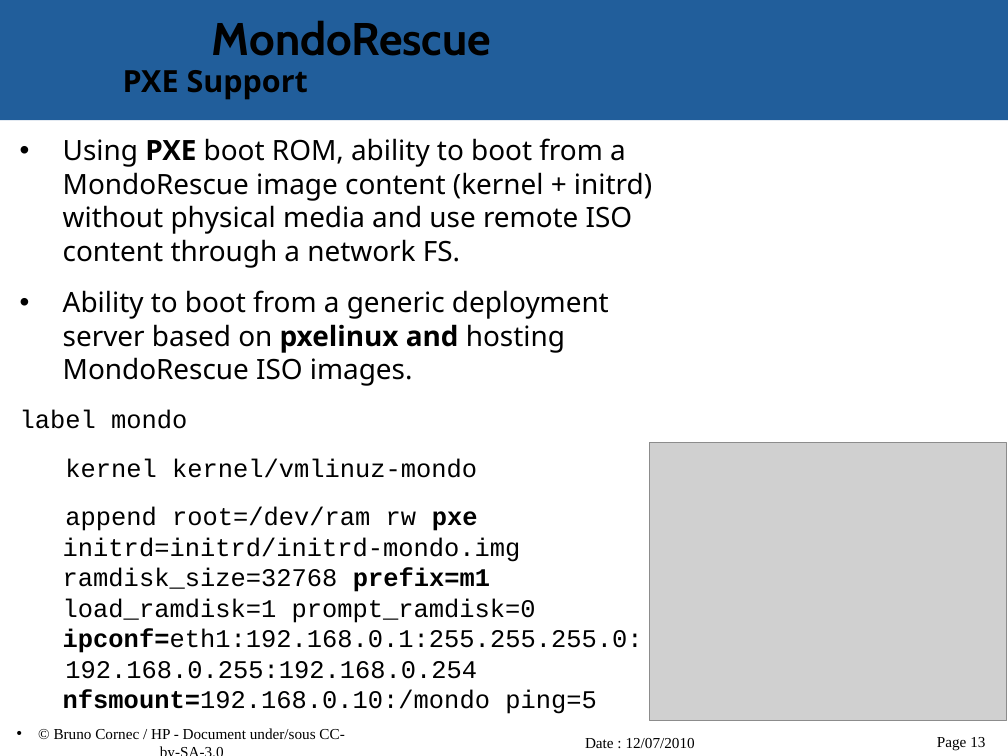
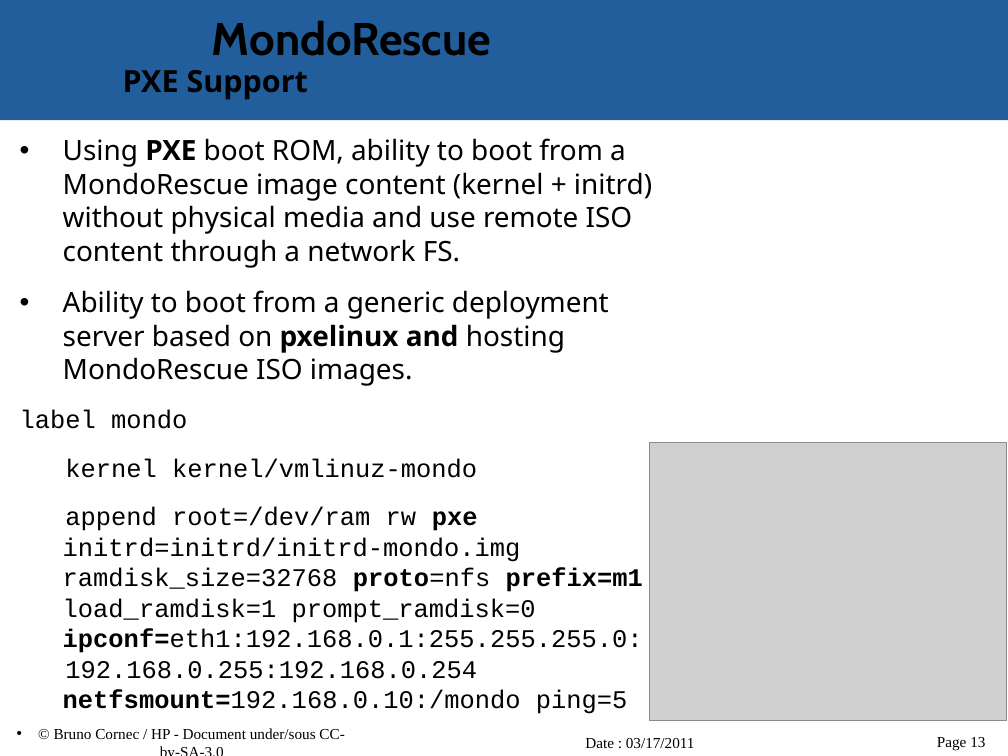
Before and after one commit to vir/mondo-rescue, a slide deck: slide 13 of mondo-doc/mondo-presentation.odp. Drawn at 1008x756 pixels with LibreOffice and Linux fonts; fonts in the diff are those of the drawing; grey boxes stand for pictures; background and template pictures are left out. Boxes give left, top, right and bottom in pixels: in the first picture for what was removed or moved away, otherwise in the second. Text is boxed around its words. In the diff, an @@ line names an element or a change of style, - is before the commit and + after.

Commit message:
- Updated mondo presentation for TES11

```diff
--- a/mondo-doc/mondo-presentation.odp
+++ b/mondo-doc/mondo-presentation.odp
@@ text at (63, 507, 643, 714): text changed @@
-append root=/dev/ram rw pxe initrd=initrd/initrd-mondo.img ramdisk_size=32768 prefix=m1 load_ramdisk=1 prompt_ramdisk=0 ipconf=eth1:192.168.0.1:255.255.255.0:
-192.168.0.255:192.168.0.254 nfsmount=192.168.0.10:/mondo ping=5
+append root=/dev/ram rw pxe initrd=initrd/initrd-mondo.img ramdisk_size=32768 proto=nfs prefix=m1 load_ramdisk=1 prompt_ramdisk=0 ipconf=eth1:192.168.0.1:255.255.255.0:
+192.168.0.255:192.168.0.254 netfsmount=192.168.0.10:/mondo ping=5
@@ text at (585, 738, 695, 748): text changed @@
-Date : 12/07/2010
+Date : 03/17/2011
```
Also in this commit, not shown: 24 other slides changed, 1 slide added.
